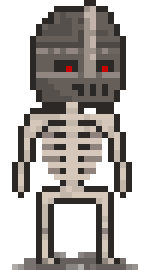
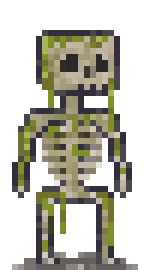
Before/after of a 144px x 270px layered artwork. What changed in the layer stack:
hid "helmet_02" over [30, 0, 126, 108]
added layer "jungle" above "Layer 0" over [12, 30, 132, 264]
